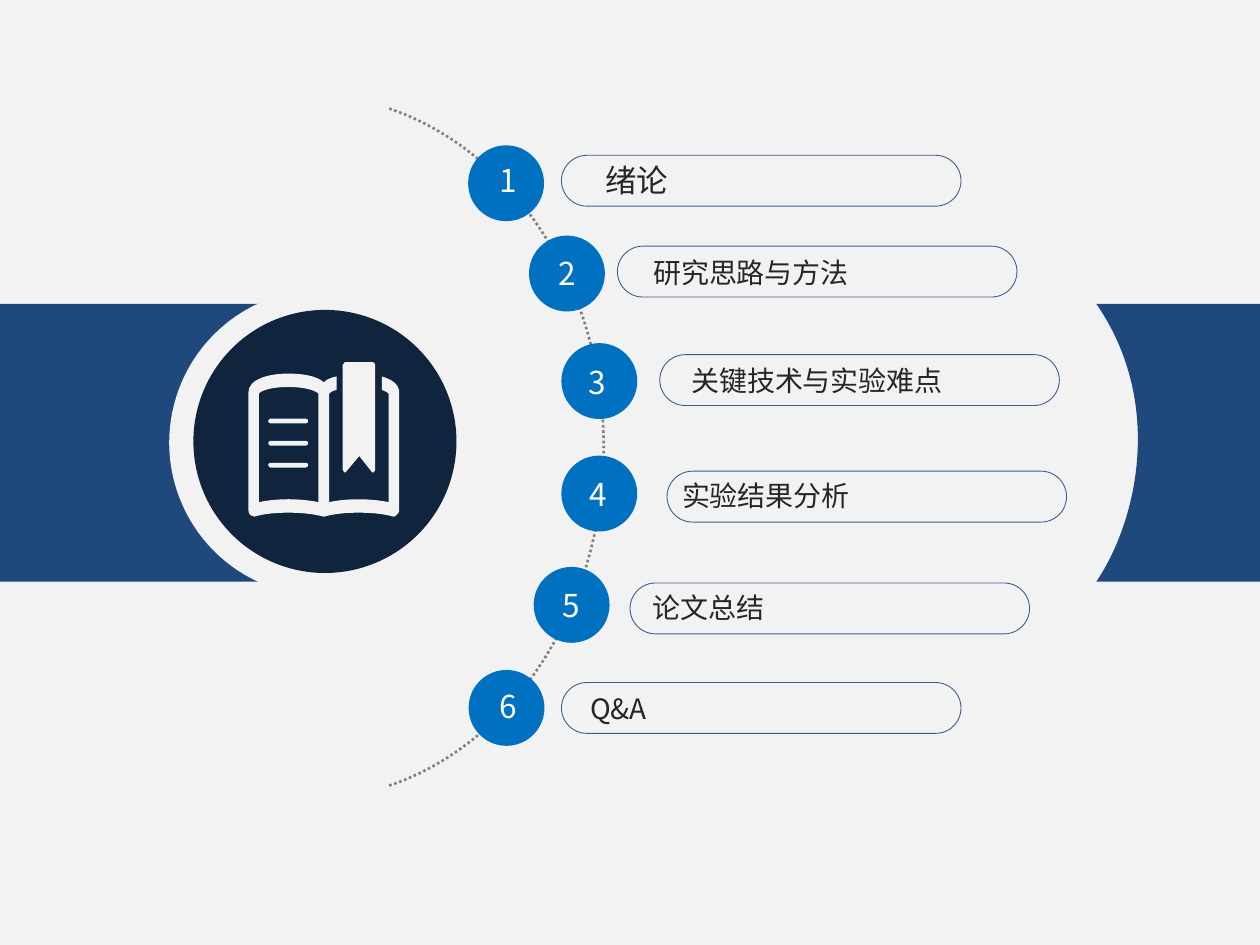
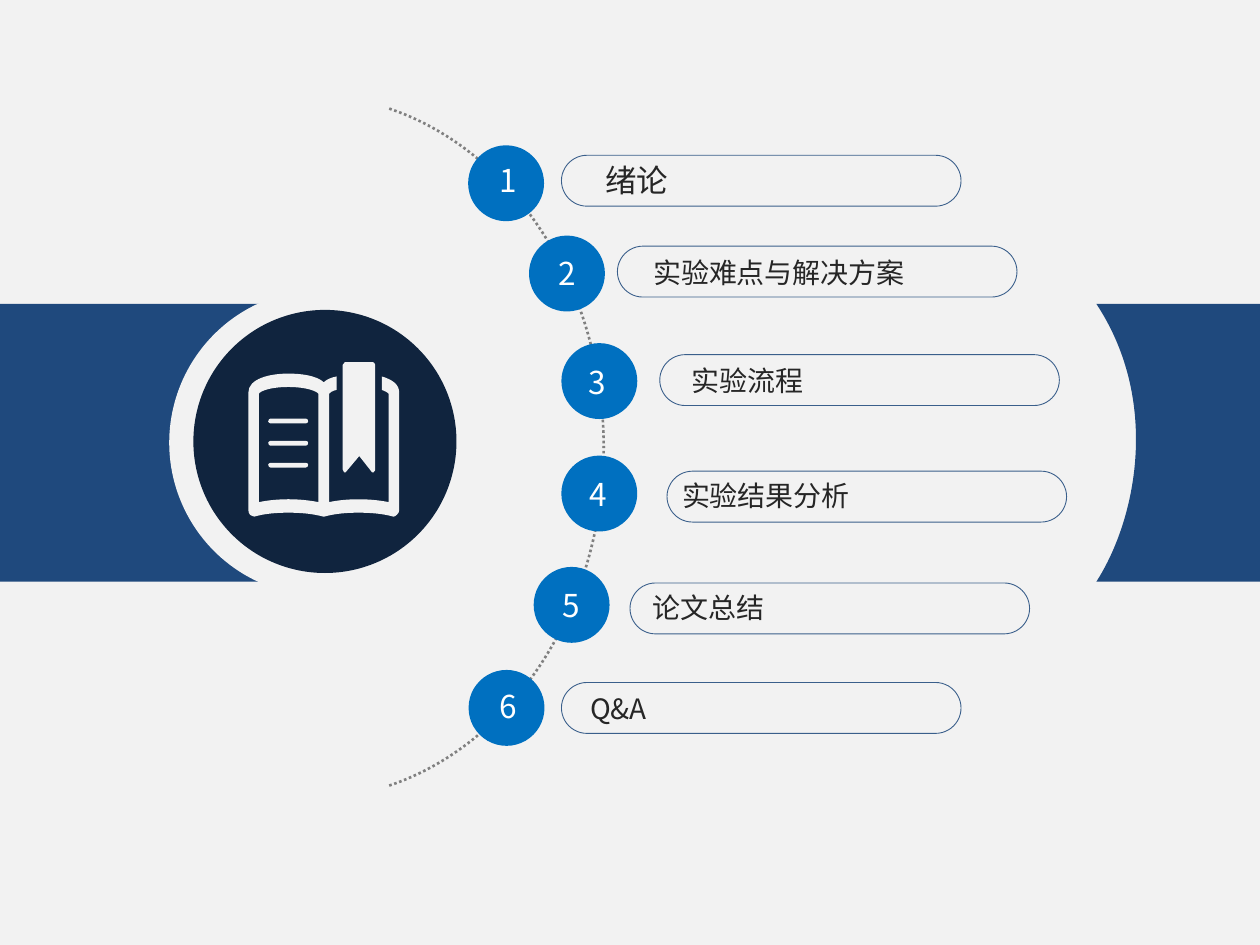
Before and after one commit to KrisCheng/GraduationDesign, a slide deck: slide 2 of FinalPaper/毕业答辩.pptx. Drawn at 1260x945 pixels with LibreOffice and Linux fonts; fonts in the diff are those of the drawing. Boxes give left, top, right and bottom in pixels: in the first picture for what was removed or moved away, otherwise in the second. Text is boxed around its words. In the diff, an @@ line names an element or a change of style, - is before the commit and + after.

```diff
--- a/FinalPaper/毕业答辩.pptx
+++ b/FinalPaper/毕业答辩.pptx
@@ text at (653, 259, 904, 286): text changed @@
-研究思路与方法
+实验难点与解决方案
@@ freeform shape at (1096, 304, 1260, 581): outline redrawn @@
@@ text at (691, 367, 803, 393): text changed @@
-关键技术与实验难点
+实验流程
```
Also in this commit, not shown: 6 other slides changed, 10 slides added, 8 slides removed, 1 other file.
